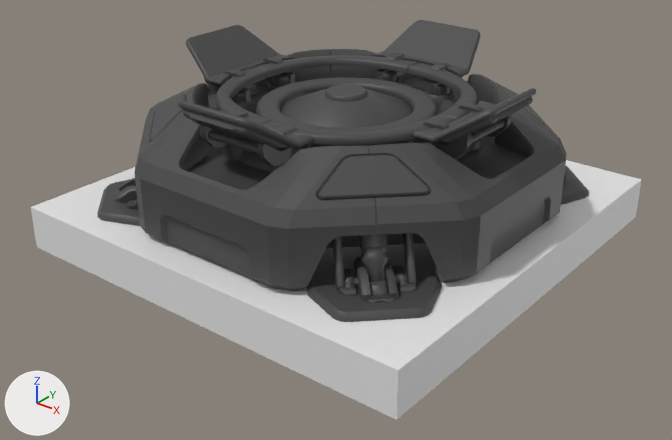
Two versions of the FBX model Model/GenerationBase.fbx, one commit apart.
Camera for both pictures: a 50 mm camera at (12.06, -15.44, 9.79) aimed at (0.25, -0.68, 0.64). The lights are fixed; the arrows at lower left show +X, +Y and +Z. Where no turn or scale is listed for an object, it has been applied to the vertices.

In view in the first picture: 'Med_Kit', 'Stage'.
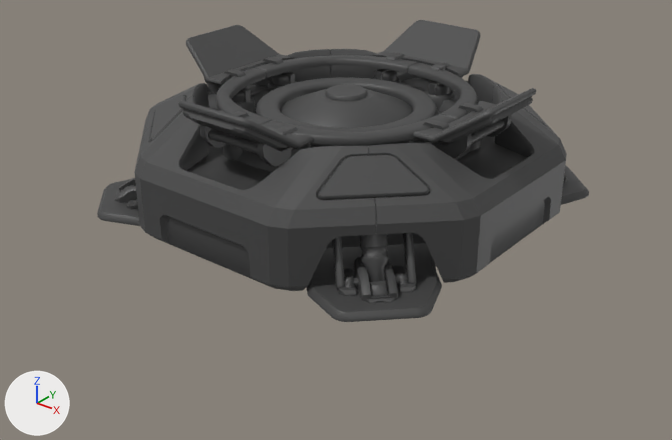
Patch to the scene script:
```diff
--- a/Model/GenerationBase.fbx.py
+++ b/Model/GenerationBase.fbx.py
@@ ob_stage @@
-ob_stage = bpy.data.objects.new('Stage', me_立方体_006)
-ob_stage.location = (0.0, 0.0, 0.0)
```

Location of each change, [x1, y1, x2, y2] in pixels of the pictures (672 x 440 px):
'Stage', deleted
    before: [31, 160, 642, 420]
